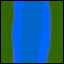
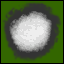
Revision of a layered 64 × 64 image; what changed, layer by layer:
renamed "Layer #6" to "Mountain", showed it, moved it above "forest", painted on it over [1, 1, 63, 63]
hid "riverV" over [1, 1, 63, 63]
hid "riverH" over [1, 1, 63, 63]
showed "Layer #1" over [1, 1, 63, 63]
